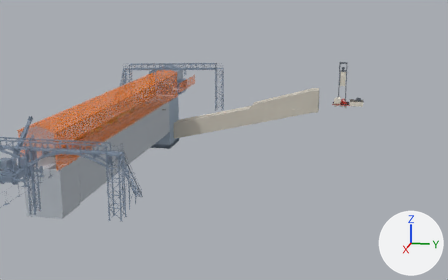
What one commit did to the glTF model public/models/b2d2-repair.glb.
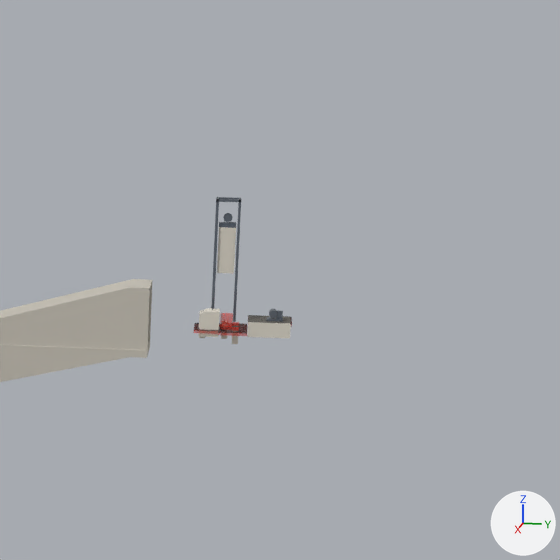
There are two pictures of each version: one whole from a 50 mm camera at (119.7, 47.2, 27.5) aimed at (-6.4, 22.0, -4.1), one close up on the part from 61% to 100% of the width and 0% to 63% of the height. The axes (+X, +Y, +Z) are drawn at lower right. The lights are the same throughout. The first two pictures are the older version. Where no turn or scale is listed for an object, it has been applied to the vertices.

Names of what the first close-up shows: 'C32 take-up pedestals', 'C32 take-up steel & embedded items', 'C32 tunnel' and 2 more.
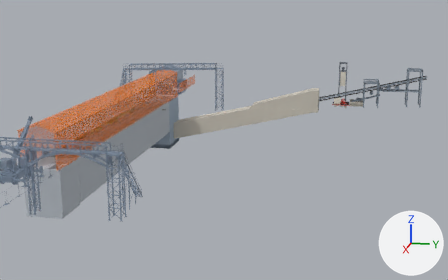
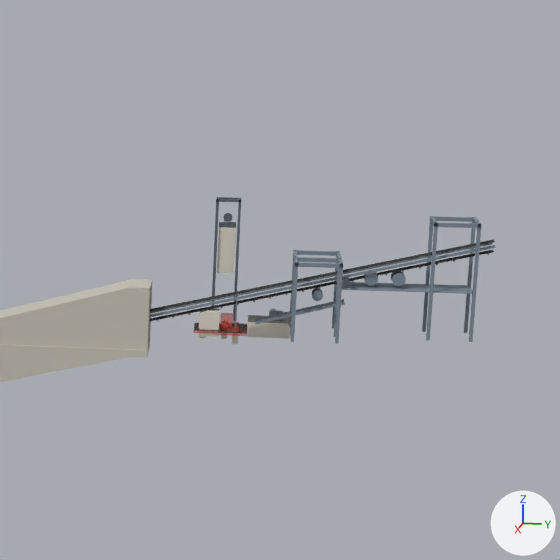
Commit message: B2D2: the existing structures round C32's take-up

Location of each change, [x1, y1, x2, y2] in pixels of the close-ups (560 x 560 px):
'C32 conveyor & take-up tower (existing)', added: after [149, 216, 495, 344]
'C32 belt', added: after [150, 240, 495, 321]

What changed in the scene script:
```text
Add mat_c32_belt:
    mat_c32_belt = principled_material('C32 belt')
    mat_c32_belt.base_color = (0.0194, 0.0212, 0.0242)  # black #26282b
    mat_c32_belt.roughness = 0.9
Add mat_c32_conveyor___take_up_tower__existing:
    mat_c32_conveyor___take_up_tower__existing = principled_material('C32 conveyor & take-up tower (existing)')
    mat_c32_conveyor___take_up_tower__existing.base_color = (0.212, 0.262, 0.319)  # greyish blue #7f8c99
    mat_c32_conveyor___take_up_tower__existing.roughness = 0.9
Add me_c32_belt:
    me_c32_belt.from_pydata([(-0.6, -12.5, -2.7), (-0.6, 12.5, 3.4), (0.6, 12.5, 3.4), (-0.6, 12.5, 3.4), (-0.6, -12.5, -2.7), (0.6, -12.5, -2.7), (0.6, -12.5, -2.7), (0.6, 12.5, 3.4), (-0.6, -12.5, -3.4), (-0.6, 12.5, 2.7), (0.6, 12.5, 2.7), (-0.6, 12.5, 2.7), (-0.6, -12.5, -3.4), (0.6, -12.5, -3.4), (0.6, -12.5, -3.4), (0.6, 12.5, 2.7)], [], [(0, 1, 2), (2, 1, 3), (1, 0, 4), (1, 4, 3), (4, 0, 5), (4, 5, 3), (5, 0, 6), (6, 0, 2), (5, 6, 7), (7, 6, 2), (5, 7, 3), (3, 7, 2), (8, 9, 10), (10, 9, 11), (9, 8, 12), (9, 12, 11), (12, 8, 13), (12, 13, 11), (13, 8, 14), (14, 8, 10), (13, 14, 15), (15, 14, 10), (13, 15, 11), (11, 15, 10)])
    me_c32_belt.materials.append(mat_c32_belt)  # black #26282b
Add me_c32_conveyor___take_up_tower__existing:
    me_c32_conveyor___take_up_tower__existing.from_pydata(...)  # 2096 vertices, 3992 faces; spans x -3.3..3.3, y -12.5..12.5, z -4.4..4.4
    me_c32_conveyor___take_up_tower__existing.materials.append(mat_c32_conveyor___take_up_tower__existing)  # greyish blue #7f8c99
Add ob_c32_belt:
    ob_c32_belt = bpy.data.objects.new('C32 belt', me_c32_belt)
    ob_c32_belt.location = (-32.22, 53.0, 3.89)
Add ob_c32_conveyor___take_up_tower__existing:
    ob_c32_conveyor___take_up_tower__existing = bpy.data.objects.new('C32 conveyor & take-up tower (existing)', me_c32_conveyor___take_up_tower__existing)
    ob_c32_conveyor___take_up_tower__existing.location = (-30.92, 53.0, 4.38)
```
